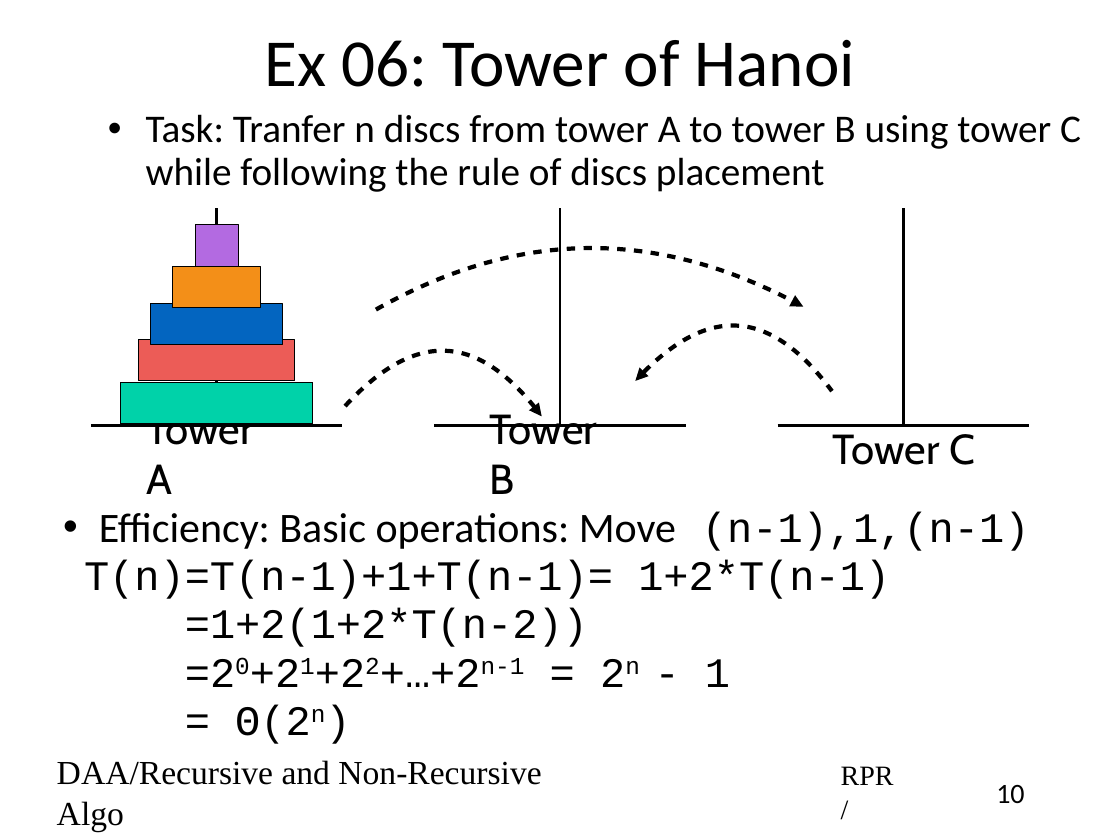
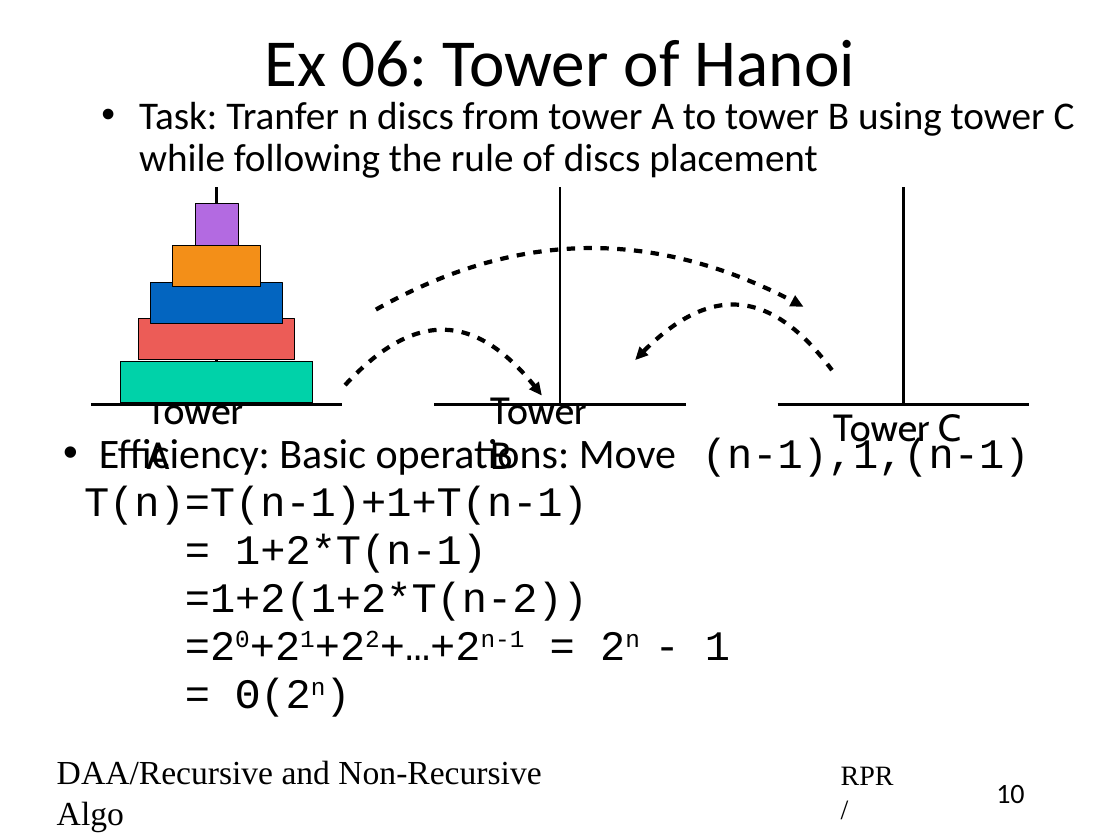
Before and after one commit to rprustagi/2019-17CS43-DAA, a slide deck: slide 10 of Slides-RPR/2019-H1-DAA-L07-Recursive-NonRecursive-Efficiency.pptx. Drawn at 1120x840 pixels with LibreOffice and Linux fonts; fonts in the diff are those of the drawing. Boxes give left, top, right and bottom in pixels: in the first picture for what was removed or moved away, otherwise in the second. Text is boxed around its words. In the diff, an @@ line names an element or a change of style, - is before the commit and + after.

Commit message:
Typo errors in slides fixed

```diff
--- a/Slides-RPR/2019-H1-DAA-L07-Recursive-NonRecursive-Efficiency.pptx
+++ b/Slides-RPR/2019-H1-DAA-L07-Recursive-NonRecursive-Efficiency.pptx
@@ text "Task: Tranfer n discs from ...": place and size @@
-text "Task: Tranfer n discs from ..." at box(146, 114, 1081, 192)
+text "Task: Tranfer n discs from ..." at box(139, 101, 1075, 178)
@@ 6 lines, 5 rectangles, 2 freeform shapes: place and size @@
-6 lines, 5 rectangles, 2 freeform shapes at box(91, 208, 1029, 425)
+6 lines, 5 rectangles, 2 freeform shapes at box(91, 186, 1029, 405)
@@ text "Tower A": place and size @@
-text "Tower A" at box(146, 423, 253, 494)
+text "Tower A" at box(146, 392, 243, 469)
@@ text "Tower B": place and size @@
-text "Tower B" at box(490, 409, 597, 494)
+text "Tower B" at box(490, 392, 587, 478)
@@ size 30 to 27 pt in 3 elements at box(490, 392, 587, 478), box(146, 392, 243, 469), box(833, 414, 961, 450) @@
@@ text "Tower C": place and size @@
-text "Tower C" at box(833, 434, 975, 465)
+text "Tower C" at box(833, 414, 961, 450)
@@ text "Efficiency: Basic operations: Move (n-1),1,(n-1)": place and size @@
-text "Efficiency: Basic operations: Move (n-1),1,(n-1)" at box(84, 512, 1030, 744)
+text "Efficiency: Basic operations: Move (n-1),1,(n-1)" at box(84, 437, 1030, 717)
@@ text at box(84, 485, 588, 573): text changed @@
-  T(n)=T(n-1)+1+T(n-1)= 1+2*T(n-1)
+  T(n)=T(n-1)+1+T(n-1)
+          = 1+2*T(n-1)
```
Also in this commit, not shown: 9 other slides changed, 11 other files.
